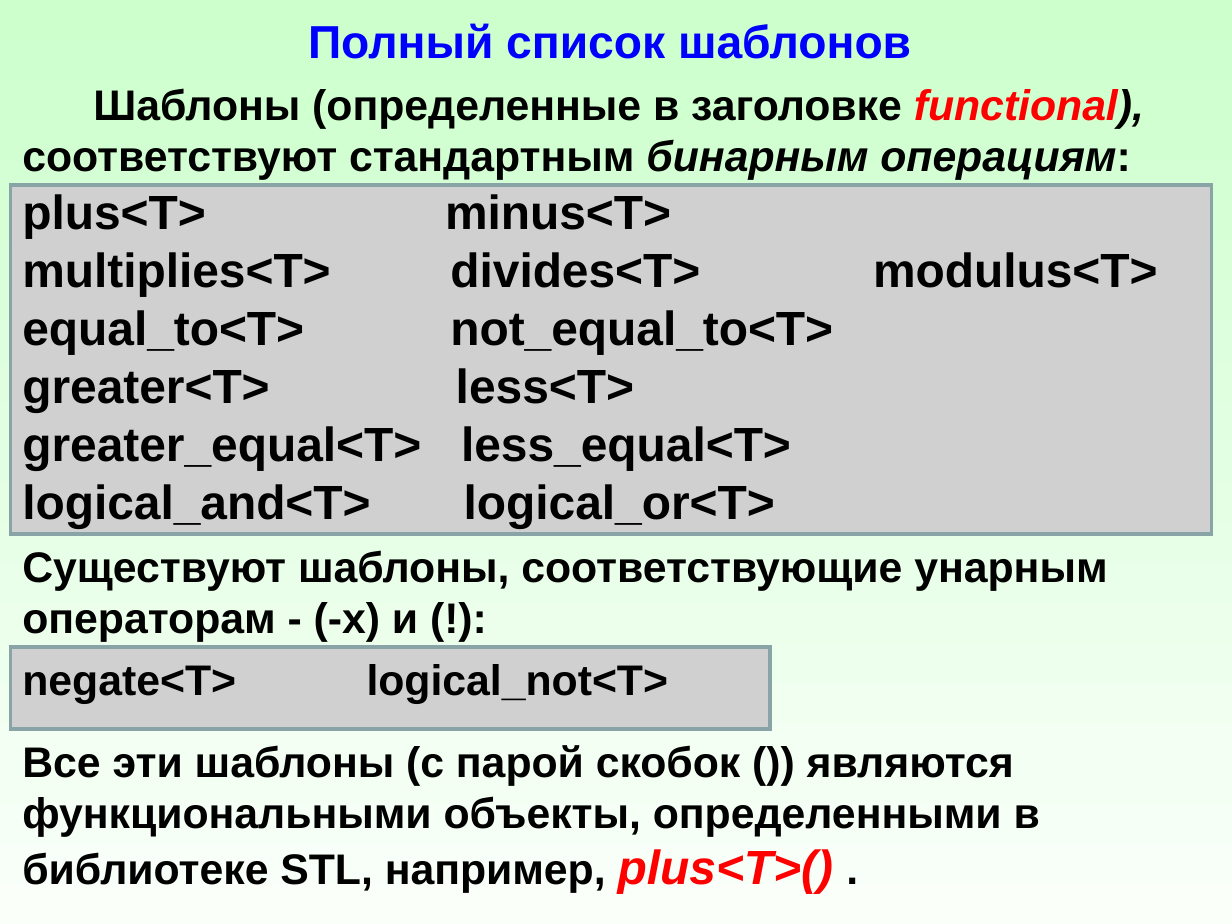
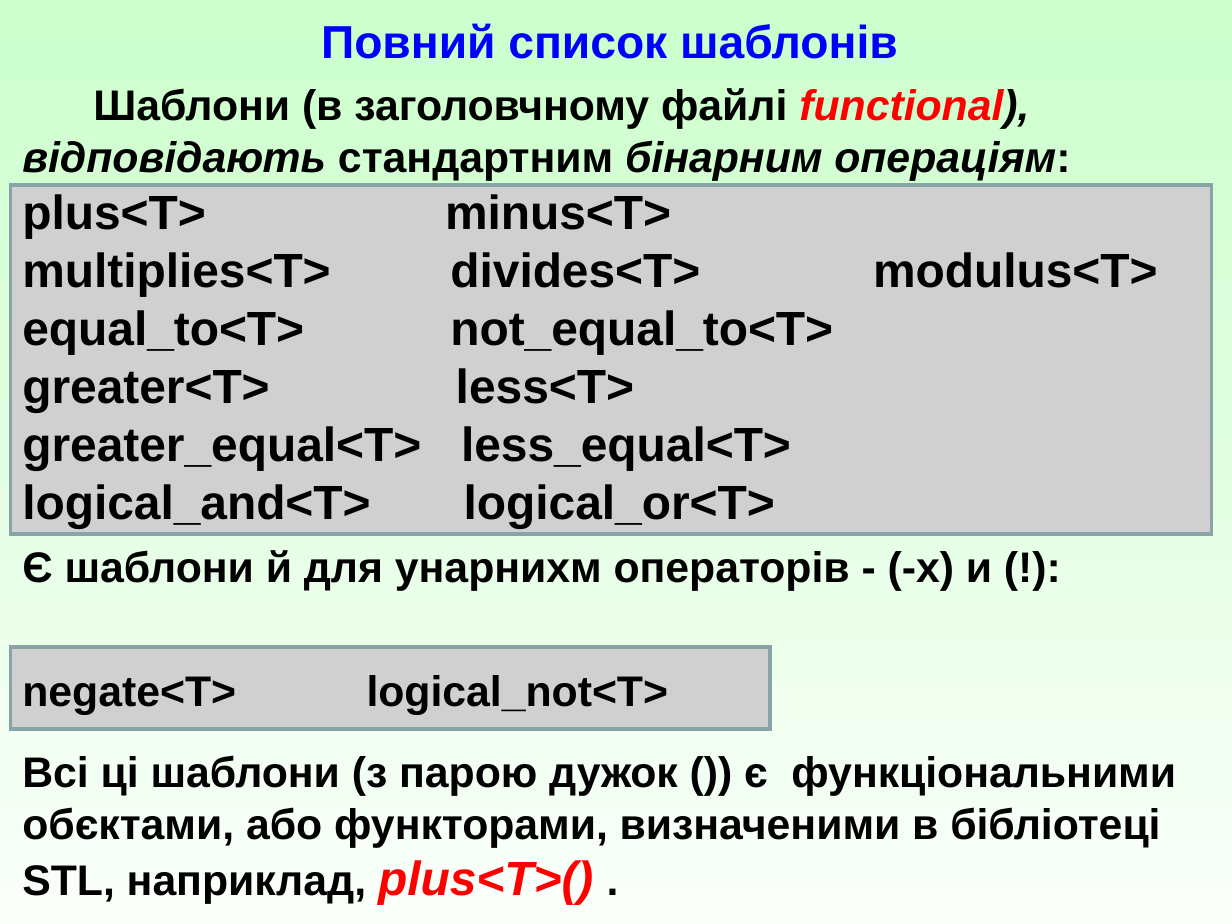
Before and after one commit to mecchmatProjects/CppCourse, a slide deck: slide 12 of Lect12/functorsUkr.ppt. Drawn at 1232x924 pixels with LibreOffice and Linux fonts; fonts in the diff are those of the drawing; grey boxes stand for pictures. Boxes give left, top, right and bottom in pixels: in the first picture for what was removed or moved away, otherwise in the second. Text is boxed around its words. In the diff, an @@ line names an element or a change of style, - is before the commit and + after.

```diff
--- a/Lect12/functorsUkr.ppt
+++ b/Lect12/functorsUkr.ppt
@@ text at [321,23,898,59]: text changed @@
-Полный список шаблонов
+Повний список шаблонів
@@ text at [22,88,1070,180]: text changed; italic on @@
-Шаблоны (определенные в заголовке functional), соответствуют стандартным бинарным операциям:
+Шаблони (в заголовчному файлі functional), відповідають стандартним бінарним операціям:
@@ text at [22,550,992,590]: text changed @@
-Существуют шаблоны, соответствующие унарным операторам - (-х) и (!):
+Є шаблони й для унарнихм операторів - (-х) и (!):
@@ text at [22,755,1176,904]: text changed @@
-Все эти шаблоны (с парой скобок ()) являются функциональными объекты, определенными в библиотеке STL, например, plus<T>() .
+Всі ці шаблони (з парою дужок ()) є функціональними обєктами, або функторами, визначеними в бібліотеці STL, наприклад, plus<T>() .
```
Also in this commit, not shown: 8 other slides changed, 2 other files.
